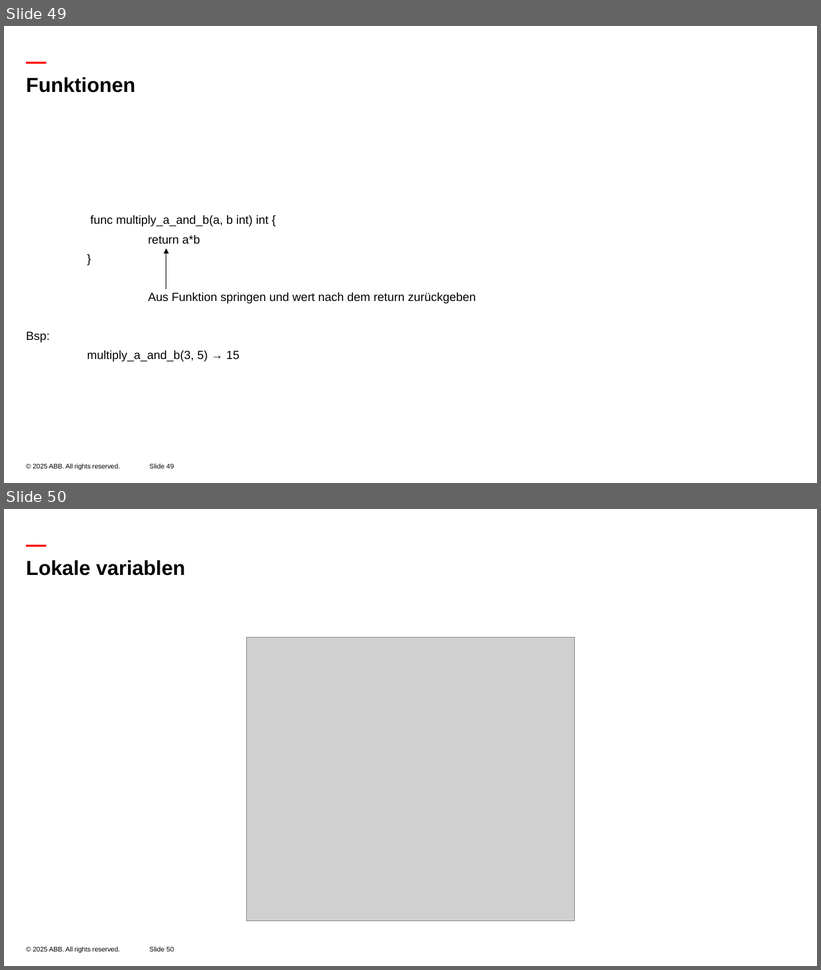
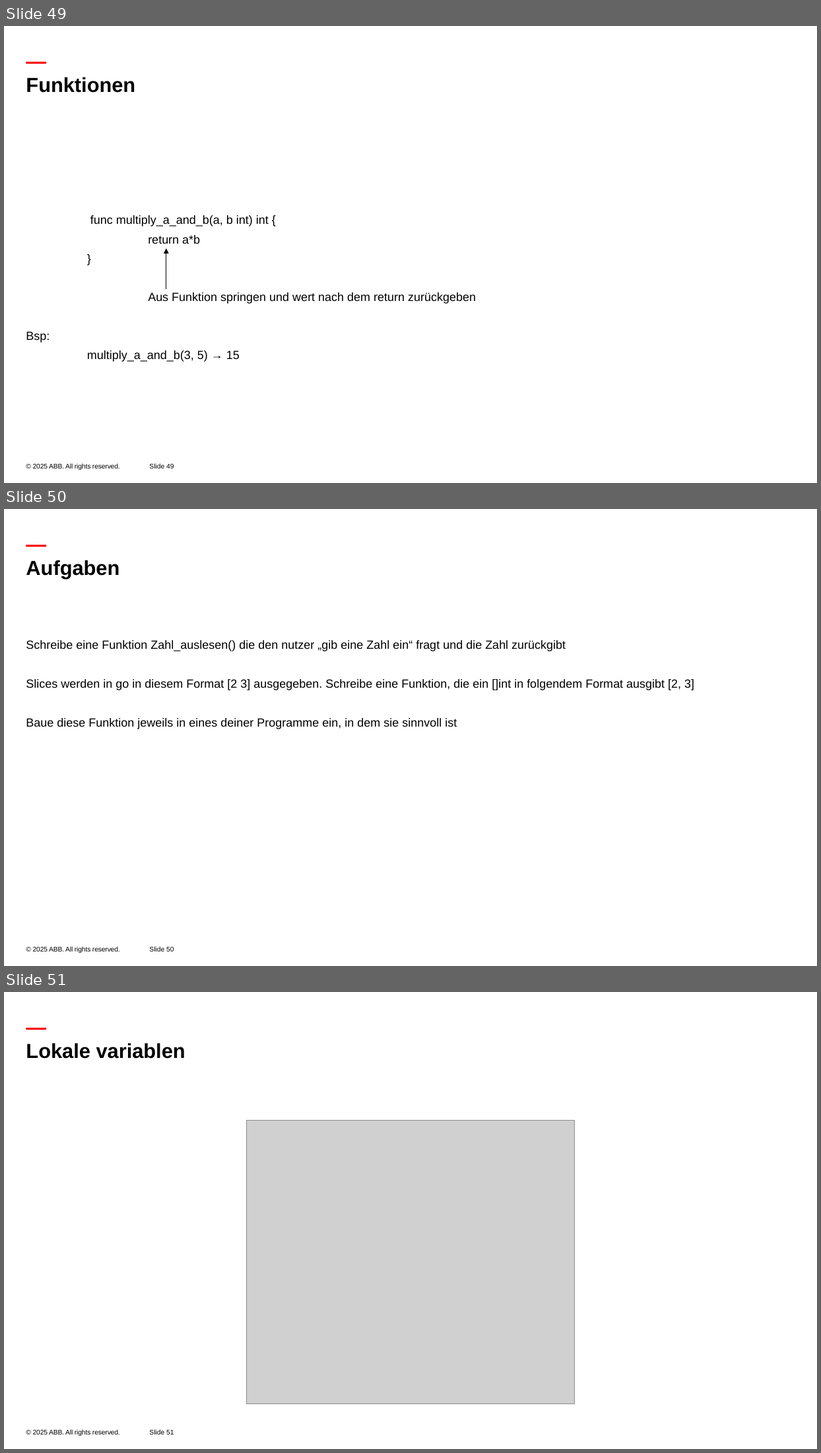
Before and after one commit to luisEM2/Programmieren-Vorpraktikum, a slide deck: 3 Zahlen.pptx. Shown one above the other, each under a label of ours: slides 49 and 50 before the commit, slides 49, 50 and 51 after it. The pictures are 821x970 and 821x1453 pixels, drawn with LibreOffice and Linux fonts; fonts in the diff are those of the drawing; grey boxes stand for pictures; background and template pictures are left out. Boxes give left, top, right and bottom in pixels: in the first picture for what was removed or moved away, otherwise in the second. Text is boxed around its words. In the diff, an @@ line names an element or a change of style, - is before the commit and + after.

```diff
--- a/3 Zahlen.pptx
+++ b/3 Zahlen.pptx
@@ slide 50 added at (4, 509, 817, 966), background #FFFFFF; not listed: 3 template elements that a slide beside it also shows @@
@@ title added at (26, 560, 120, 579), 24 pt, text #000000, bold @@
+Aufgaben
@@ text added at (26, 640, 694, 729), 14 pt, text #000000 @@
+Schreibe eine Funktion Zahl_auslesen() die den nutzer „gib eine Zahl ein“ fragt und die Zahl zurückgibt
+Slices werden in go in diesem Format [2 3] ausgegeben. Schreibe eine Funktion, die ein []int in folgendem Format ausgibt [2, 3]
+Baue diese Funktion jeweils in eines deiner Programme ein, in dem sie sinnvoll ist
@@ what was slide 50 is now slide 51 @@
@@ page number at (149, 1430, 174, 1435): text changed @@
-Slide 50
+Slide 51
```
Also in this commit, not shown: 2 slides changed, 11 other slides added, 15 other files.
